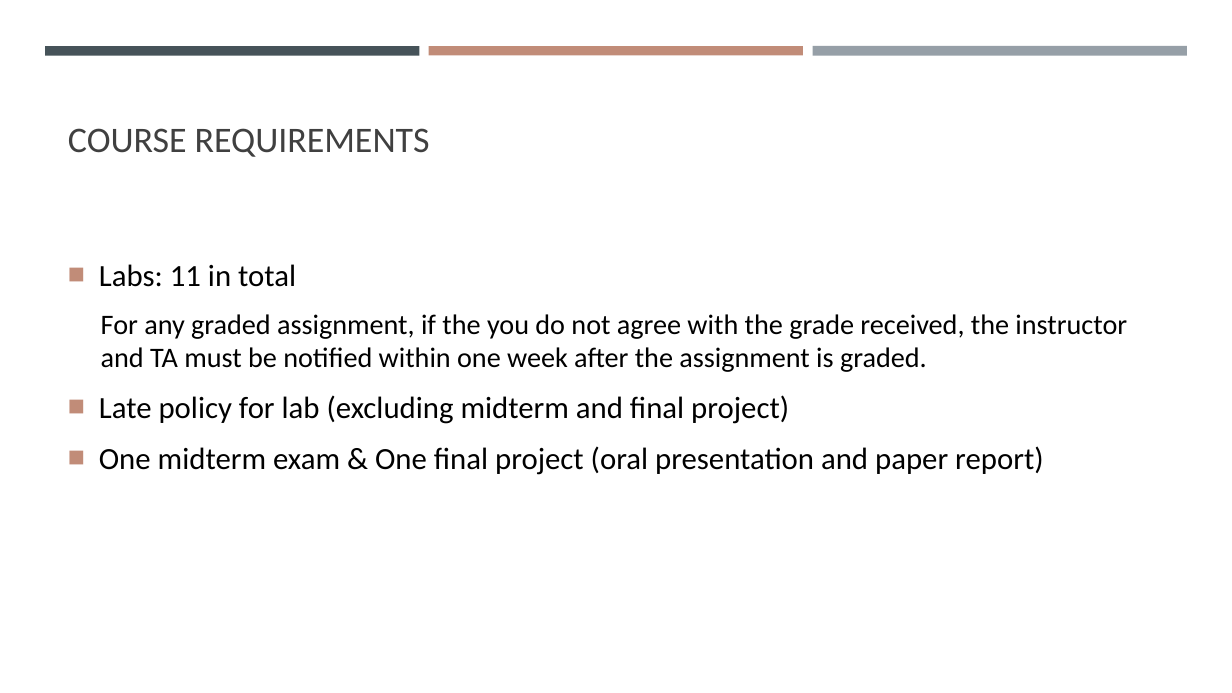
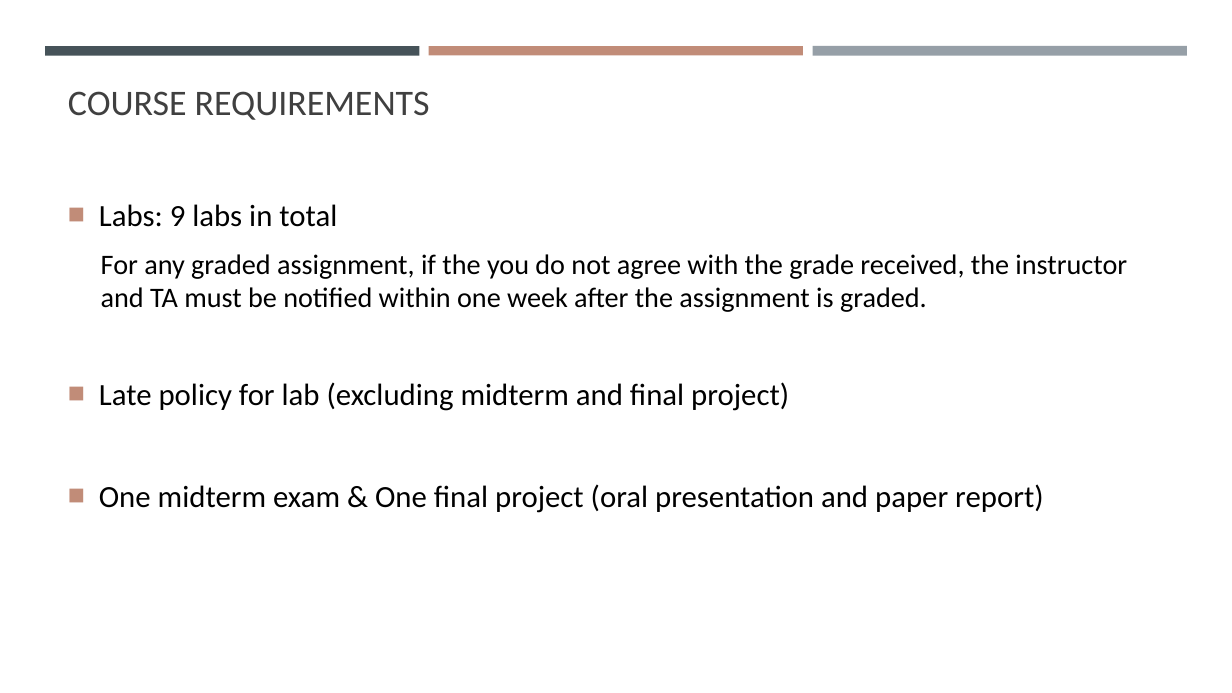
Before and after one commit to gisynw/ssj-376, a slide deck: slide 8 of docs/Lectures/Week01/Week01_Intro_Course.pptx. Drawn at 1232x693 pixels with LibreOffice and Linux fonts; fonts in the diff are those of the drawing. Boxes give left, top, right and bottom in pixels: in the first picture for what was removed or moved away, otherwise in the second. Text is boxed around its words. In the diff, an @@ line names an element or a change of style, - is before the commit and + after.

Commit message:
update week01

```diff
--- a/docs/Lectures/Week01/Week01_Intro_Course.pptx
+++ b/docs/Lectures/Week01/Week01_Intro_Course.pptx
@@ title "COURSE REQUIREMENTS" moved from (x1=68, y1=128, x2=430, y2=157) to (x1=68, y1=91, x2=430, y2=120) @@
@@ text "Labs: 9 labs in total" moved from (x1=99, y1=264, x2=1127, y2=475) to (x1=99, y1=204, x2=1127, y2=513) @@
@@ text at (x1=99, y1=204, x2=337, y2=227): text changed @@
-■ Labs: 11 in total
+■ Labs: 9 labs in total
```
Also in this commit, not shown: 8 other slides changed, 7 slides added, 7 slides removed, 5 other files.
